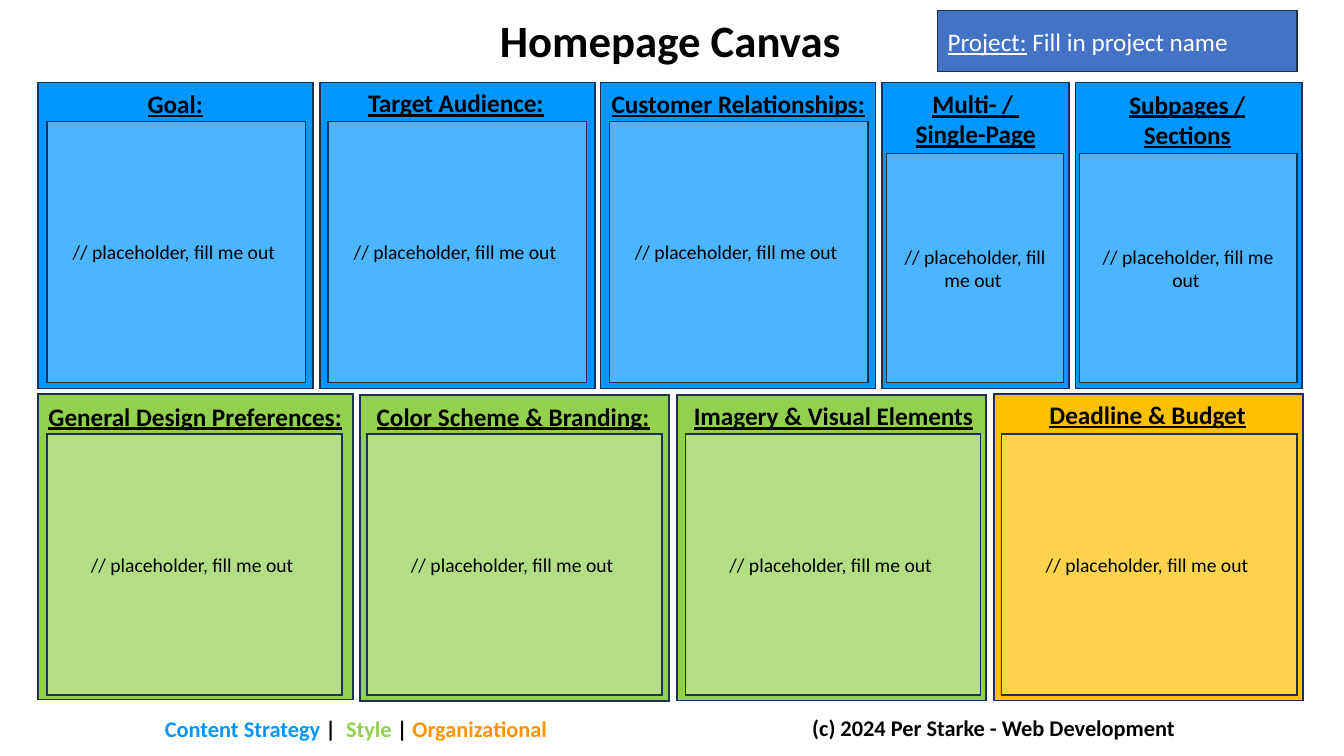
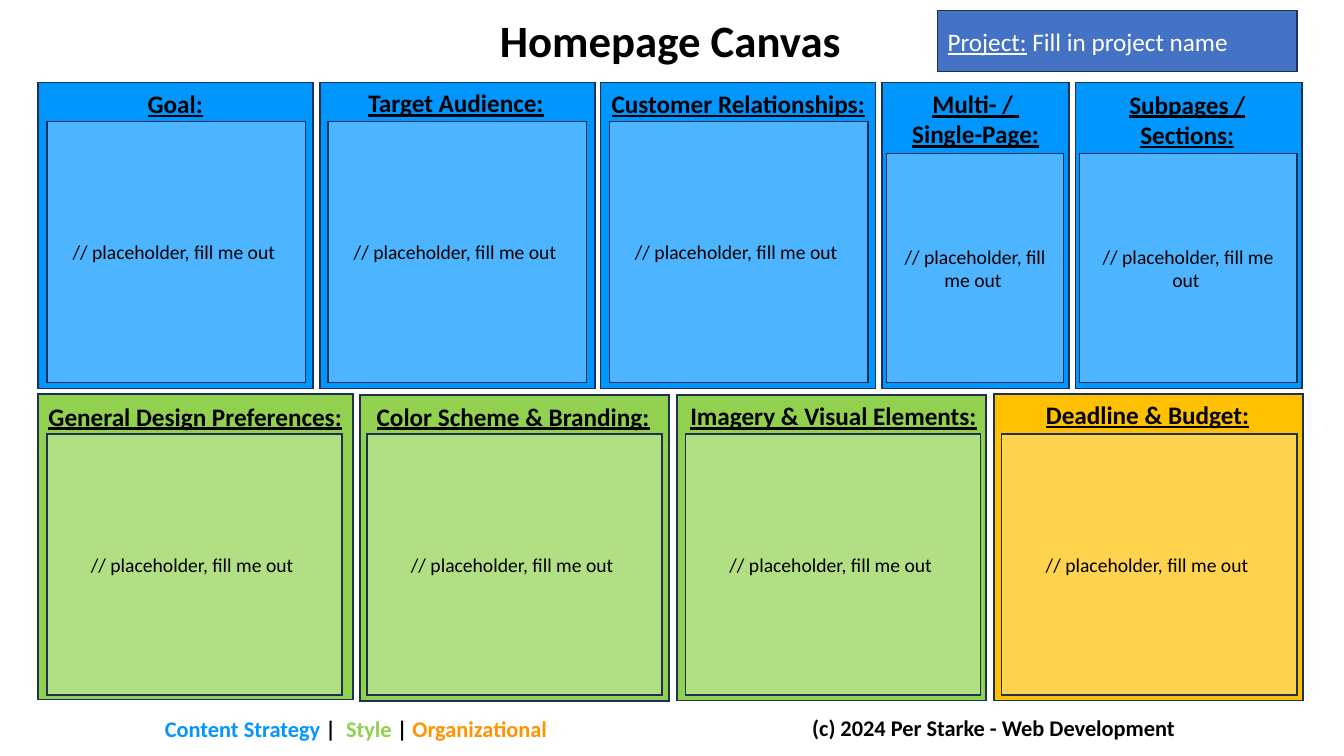
Before and after one commit to perstarke-webdev/perstarke-webdev.de-site, a slide deck: slide 1 of downloads/canvas/homepage-canvas.pptx. Drawn at 1344x756 pixels with LibreOffice and Linux fonts; fonts in the diff are those of the drawing. Boxes give left, top, right and bottom in pixels: in the first picture for what was removed or moved away, otherwise in the second. Text is boxed around its words. In the diff, an @@ line names an element or a change of style, - is before the commit and + after.

```diff
--- a/downloads/canvas/homepage-canvas.pptx
+++ b/downloads/canvas/homepage-canvas.pptx
@@ text at (1129, 96, 1234, 148): text changed @@
-Subpages / Sections
+Subpages / Sections:
@@ text at (912, 125, 1039, 148): text changed @@
-Single-Page
+Single-Page:
@@ text at (690, 407, 976, 430): text changed @@
-Imagery & Visual Elements
+Imagery & Visual Elements:
@@ text at (1046, 406, 1249, 429): text changed @@
-Deadline & Budget
+Deadline & Budget:
```
Also in this commit, not shown: 10 other files.
